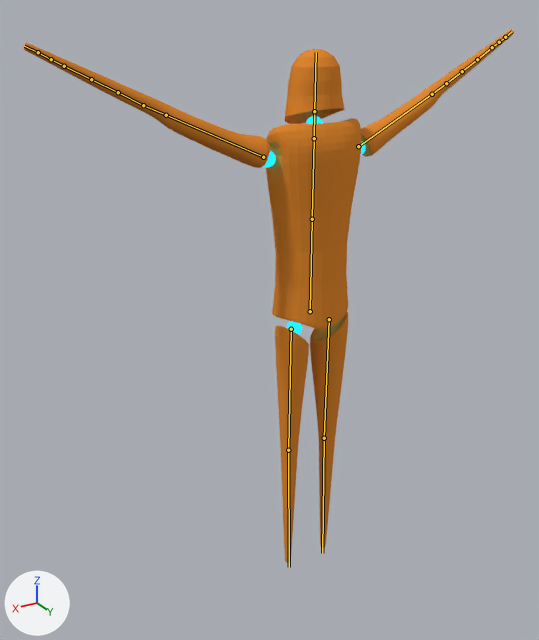
The Blender file Character.blend: old version first, new version second.
Before and after are seen from a camera (50 mm lens) standing at (5.64, 8.25, 8.54) and looking at (0.49, -0.31, 4.26). The axes (+X, +Y, +Z) are drawn at lower left. The lights are the same throughout. The bones that bend it are drawn over the model as lines.

Objects in the first picture: 'Corpo_mesh', 'SferaAscella.L', 'SferaAscella.R', 'SferaCollo', 'SferaGamba.L'.
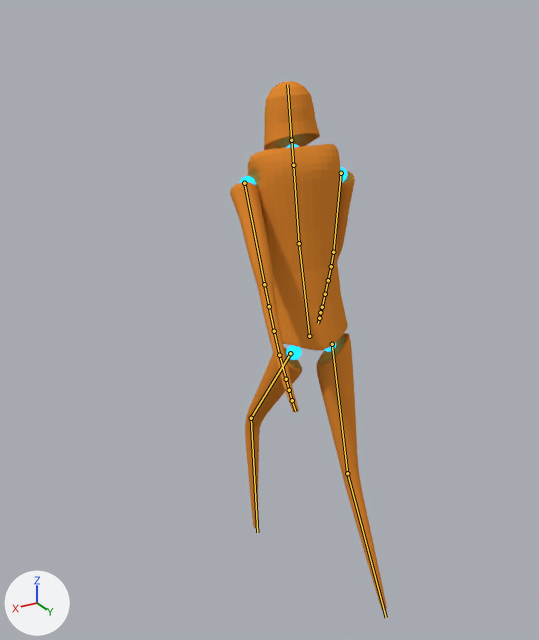
The newer file adds an action. The first version stands in its rest pose; the second is drawn at frame 17 of the action 'Walk_blocking'.

The change, as a diff of the scene's bpy script:
```diff
--- a/Character.blend.py
+++ b/Character.blend.py
@@ bone_rig_object @@
 bone_rig_object = bpy.data.objects['Armature']  # the whole rig 'Armature'
-bone_rig_object.location = (0.0, 0.0, 4.39)
+bone_rig_object.location = (0.0, 0.0, 4.05)
@@ bone_pancia @@
 bone_pancia = bpy.data.objects['Armature'].pose.bones['Pancia']
-bone_pancia.location = (0.0, 0.0, 0.0)
-bone_pancia.rotation_quaternion = (1.0, 0.0, 0.0, 0.0)  # degrees (0, 0, 0)
+bone_pancia.location = (0.0, -0.04, 0.0)
+bone_pancia.rotation_quaternion = (0.992, 0.088, -0.085, -0.025)  # degrees (10, -9, -4)
@@ bone_petto @@
 bone_petto = bpy.data.objects['Armature'].pose.bones['Petto']  # child of 'Pancia'
-bone_petto.rotation_quaternion = (1.0, 0.0, 0.0, 0.0)  # degrees (0, 0, 0)
+bone_petto.rotation_quaternion = (0.999, 0.0, 0.044, 0.026)  # degrees (0, 5, 3)
@@ bone_collo @@
 bone_collo = bpy.data.objects['Armature'].pose.bones['Collo']  # child of 'Petto'
-bone_collo.rotation_quaternion = (1.0, 0.0, 0.0, 0.0)  # degrees (0, 0, 0)
+bone_collo.rotation_quaternion = (0.999, 0.0, 0.044, -0.009)  # degrees (0, 5, -1)
@@ bone_avambraccio_l_001 @@
 bone_avambraccio_l_001 = bpy.data.objects['Armature'].pose.bones['Avambraccio.L.001']  # child of 'Avambraccio.L'
-bone_avambraccio_l_001.rotation_quaternion = (1.0, 0.0, 0.0, 0.0)  # degrees (0, 0, 0)
+bone_avambraccio_l_001.rotation_quaternion = (1.0, -0.03, 0.005, 0.001)  # degrees (-3, 1, 0)
@@ bone_avambraccio_l_002 @@
 bone_avambraccio_l_002 = bpy.data.objects['Armature'].pose.bones['Avambraccio.L.002']  # child of 'Avambraccio.L.001'
-bone_avambraccio_l_002.rotation_quaternion = (1.0, 0.0, 0.0, 0.0)  # degrees (0, 0, 0)
+bone_avambraccio_l_002.rotation_quaternion = (1.0, -0.03, 0.005, 0.001)  # degrees (-3, 1, 0)
@@ bone_avambraccio_l_003 @@
 bone_avambraccio_l_003 = bpy.data.objects['Armature'].pose.bones['Avambraccio.L.003']  # child of 'Avambraccio.L.002'
-bone_avambraccio_l_003.rotation_quaternion = (1.0, 0.0, 0.0, 0.0)  # degrees (0, 0, 0)
+bone_avambraccio_l_003.rotation_quaternion = (1.0, -0.03, 0.005, 0.001)  # degrees (-3, 1, 0)
@@ bone_mano_l_001 @@
 bone_mano_l_001 = bpy.data.objects['Armature'].pose.bones['Mano.L.001']  # child of 'Mano.L'
-bone_mano_l_001.rotation_quaternion = (1.0, 0.0, 0.0, 0.0)  # degrees (0, 0, 0)
+bone_mano_l_001.rotation_quaternion = (1.0, -0.03, 0.005, 0.001)  # degrees (-3, 1, 0)
@@ bone_piede_ik_r @@
 bone_piede_ik_r = bpy.data.objects['Armature'].pose.bones['Piede_IK.R']
-bone_piede_ik_r.location = (0.0, 0.0, 0.0)
+bone_piede_ik_r.location = (0.0, -1.69, 0.35)
@@ bone_mano_ik_r @@
 bone_mano_ik_r = bpy.data.objects['Armature'].pose.bones['Mano_IK.R']
-bone_mano_ik_r.location = (0.0, 0.0, 0.0)
-bone_mano_ik_r.rotation_quaternion = (1.0, 0.0, 0.0, 0.0)  # degrees (0, 0, 0)
+bone_mano_ik_r.location = (-1.09, -4.45, -1.42)
+bone_mano_ik_r.rotation_quaternion = (0.359, 0.571, -0.718, -0.172)  # degrees (136, -19, -95)
@@ bone_piede_ik_l @@
 bone_piede_ik_l = bpy.data.objects['Armature'].pose.bones['Piede_IK.L']
-bone_piede_ik_l.location = (0.0, 0.0, 0.0)
+bone_piede_ik_l.location = (0.0, 1.05, 0.32)
@@ bone_mano_ik_l @@
 bone_mano_ik_l = bpy.data.objects['Armature'].pose.bones['Mano_IK.L']
-bone_mano_ik_l.location = (0.0, 0.0, 0.0)
-bone_mano_ik_l.rotation_quaternion = (1.0, 0.0, 0.0, 0.0)  # degrees (0, 0, 0)
+bone_mano_ik_l.location = (-0.37, -4.48, -1.28)
+bone_mano_ik_l.rotation_quaternion = (0.359, 0.571, 0.718, 0.172)  # degrees (136, 19, 95)
```

Location of each change, [x1, y1, x2, y2] in pixels of the pictures (539 x 640 px):
'Corpo_mesh', posed (68% narrower)
    before: [24, 29, 514, 563]
    after: [230, 81, 387, 610]
'SferaAscella.L', posed
    before: [263, 151, 276, 168]
    after: [240, 176, 256, 185]
'SferaCollo', posed
    before: [306, 116, 323, 124]
    after: [286, 144, 299, 148]
'SferaAscella.R', posed
    before: [361, 142, 366, 155]
    after: [340, 167, 347, 182]
bone 'Pancia', root to tip
    before: (310, 311) to (312, 219)
    after: (309, 336) to (299, 243)
bone 'Petto', root to tip
    before: (312, 219) to (314, 138)
    after: (299, 243) to (293, 165)
bone 'Collo', root to tip
    before: (314, 138) to (314, 111)
    after: (293, 165) to (291, 140)
bone 'Avambraccio.L.001', root to tip
    before: (143, 105) to (118, 92)
    after: (269, 306) to (274, 331)
bone 'Avambraccio.L.002', root to tip
    before: (118, 92) to (91, 79)
    after: (274, 331) to (279, 355)
bone 'Avambraccio.L.003', root to tip
    before: (91, 79) to (64, 66)
    after: (279, 355) to (286, 379)
bone 'Mano.L.001', root to tip
    before: (51, 59) to (38, 52)
    after: (289, 390) to (292, 400)
